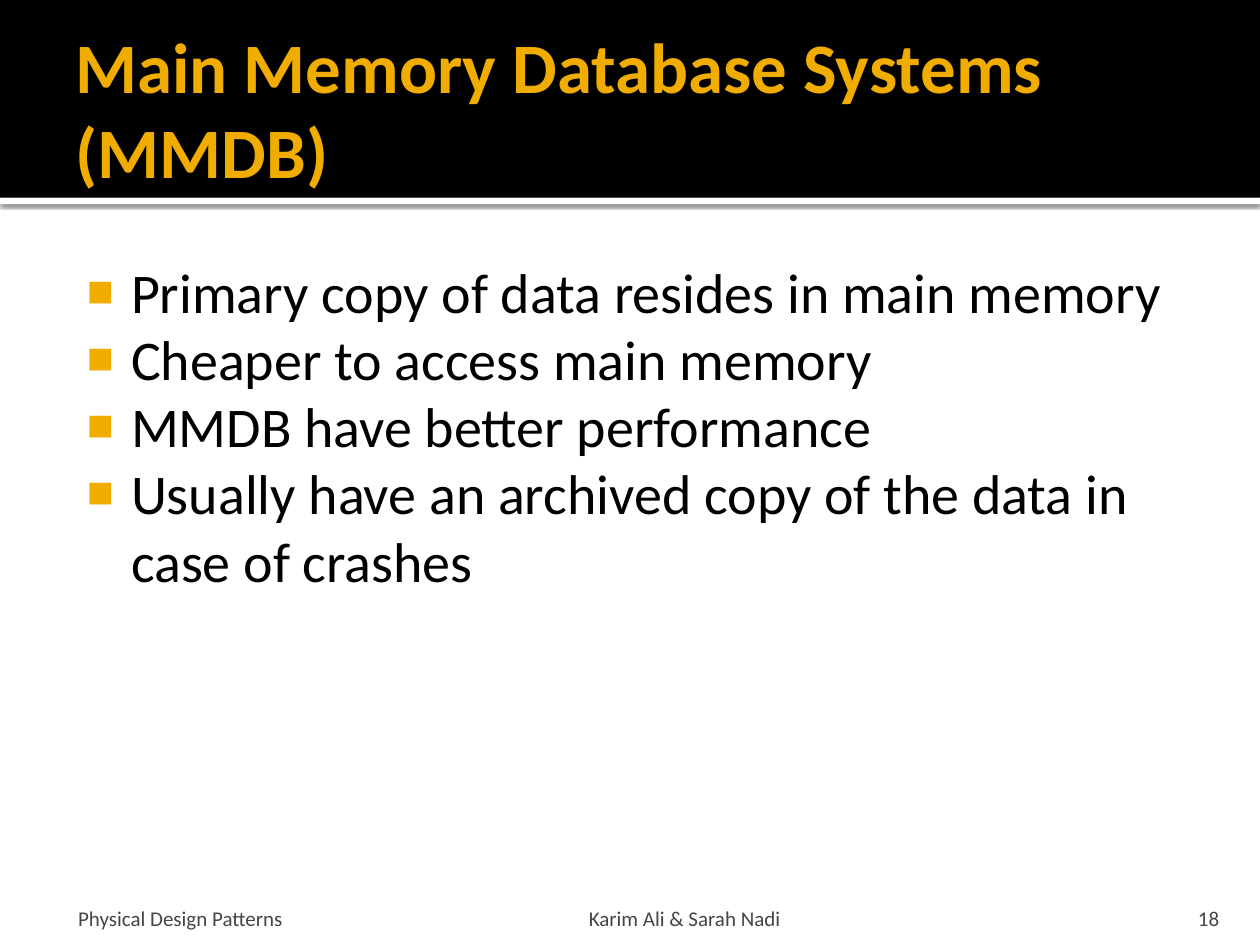
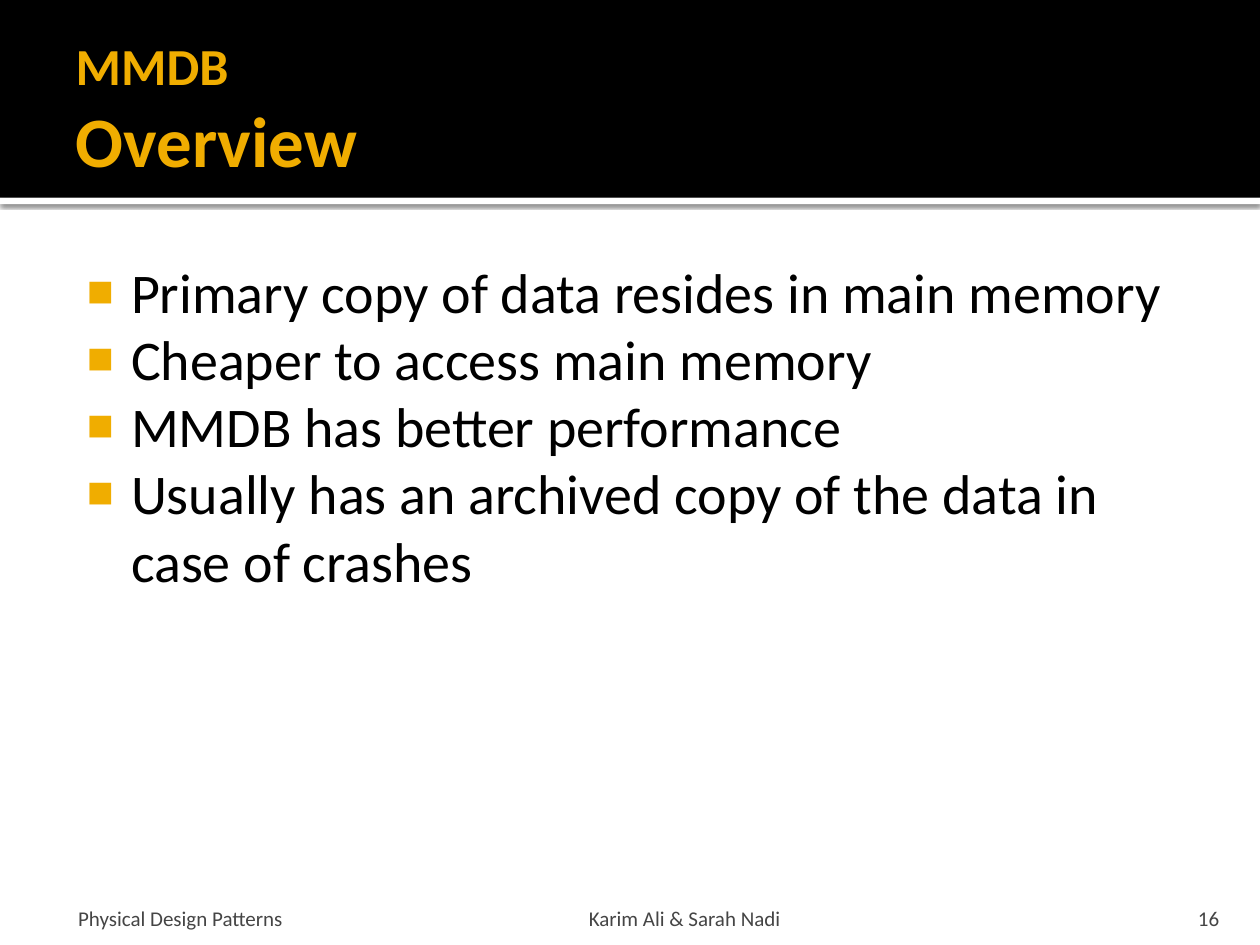
Before and after one commit to snadi/cs848-db, a slide deck: slide 16 of cs848-db/PhysDesignPres.pptx (slide 18 before the commit). Drawn at 1260x945 pixels with LibreOffice and Linux fonts; fonts in the diff are those of the drawing. Boxes give left, top, right and bottom in pixels: in the first picture for what was removed or moved away, otherwise in the second. Text is boxed around its words. In the diff, an @@ line names an element or a change of style, - is before the commit and + after.

```diff
--- a/cs848-db/PhysDesignPres.pptx
+++ b/cs848-db/PhysDesignPres.pptx
@@ title at (x1=76, y1=51, x2=357, y2=168): text changed @@
-Main Memory Database Systems (MMDB)
+MMDB
+Overview
@@ text at (x1=131, y1=408, x2=1098, y2=583): text changed @@
-■ MMDB have better performance
-■ Usually have an archived copy of the data in case of crashes
+■ MMDB has better performance
+■ Usually has an archived copy of the data in case of crashes
@@ page number at (x1=1198, y1=912, x2=1219, y2=926): text changed @@
-18
+16
```
Also in this commit, not shown: 38 other slides changed, 1 slide added, 8 slides removed.
